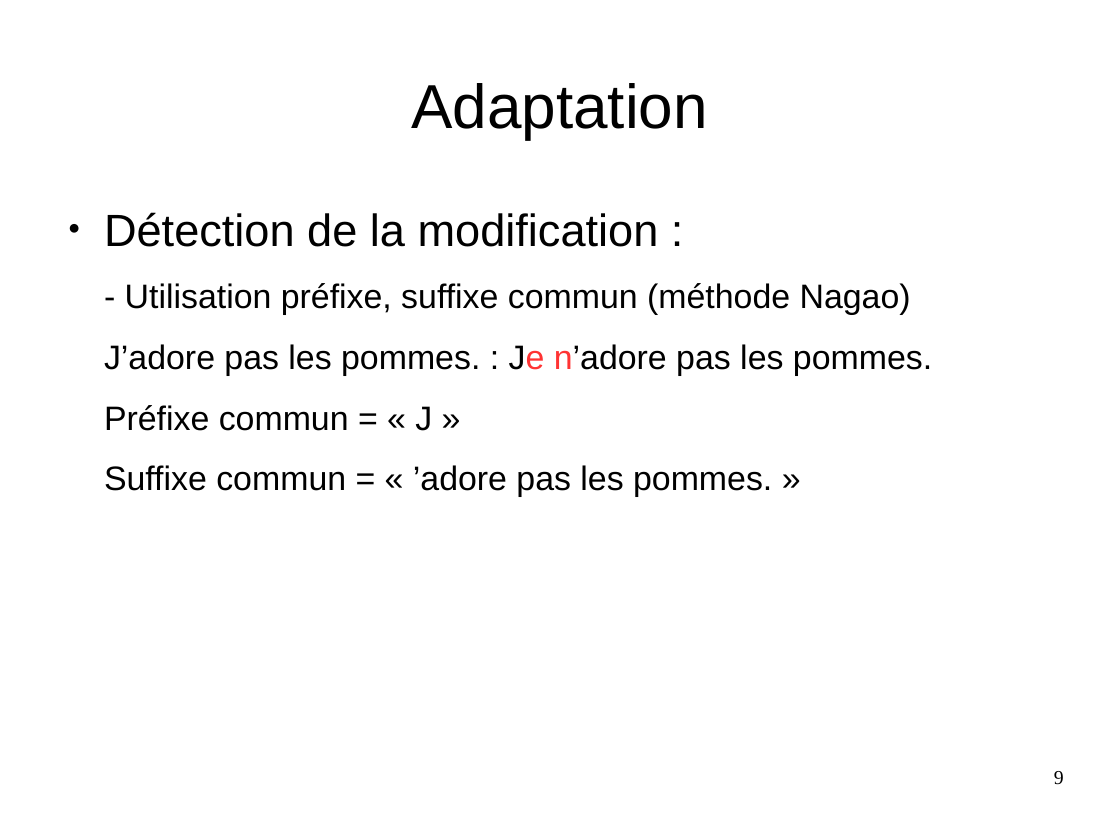
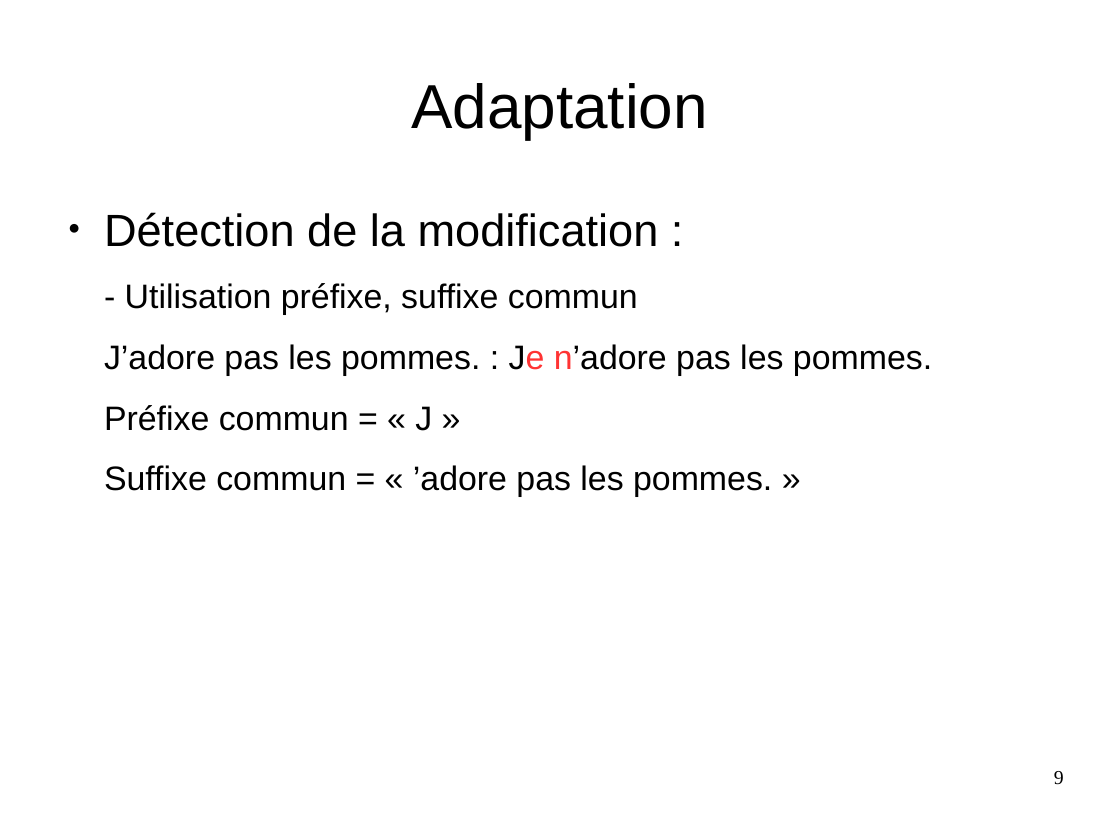
Before and after one commit to Sle3pingForest/StageL3, a slide deck: slide 9 of RapportAndre/Pres.odp. Drawn at 1120x840 pixels with LibreOffice and Linux fonts; fonts in the diff are those of the drawing. Boxes give left, top, right and bottom in pixels: in the first picture for what was removed or moved away, otherwise in the second. Text is boxed around its words. In the diff, an @@ line names an element or a change of style, - is before the commit and + after.

```diff
--- a/RapportAndre/Pres.odp
+++ b/RapportAndre/Pres.odp
@@ text at bbox=[125, 283, 638, 315]: text changed @@
-- Utilisation préfixe, suffixe commun (méthode Nagao)
+- Utilisation préfixe, suffixe commun
```
Also in this commit, not shown: 1 other file.
